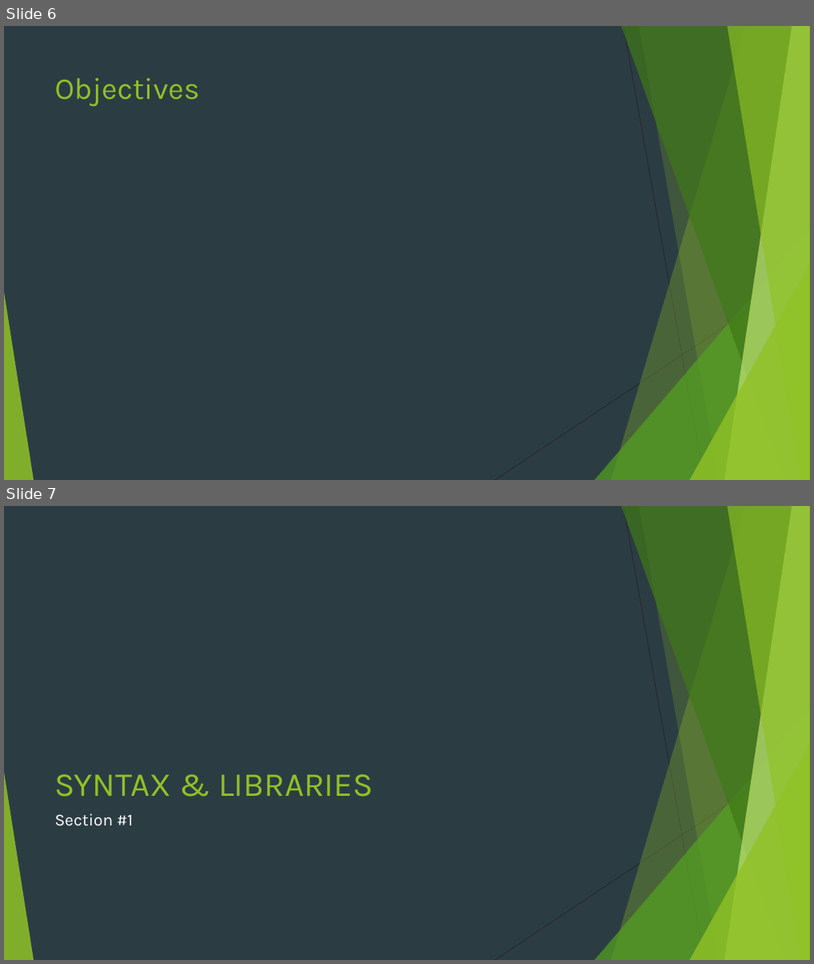
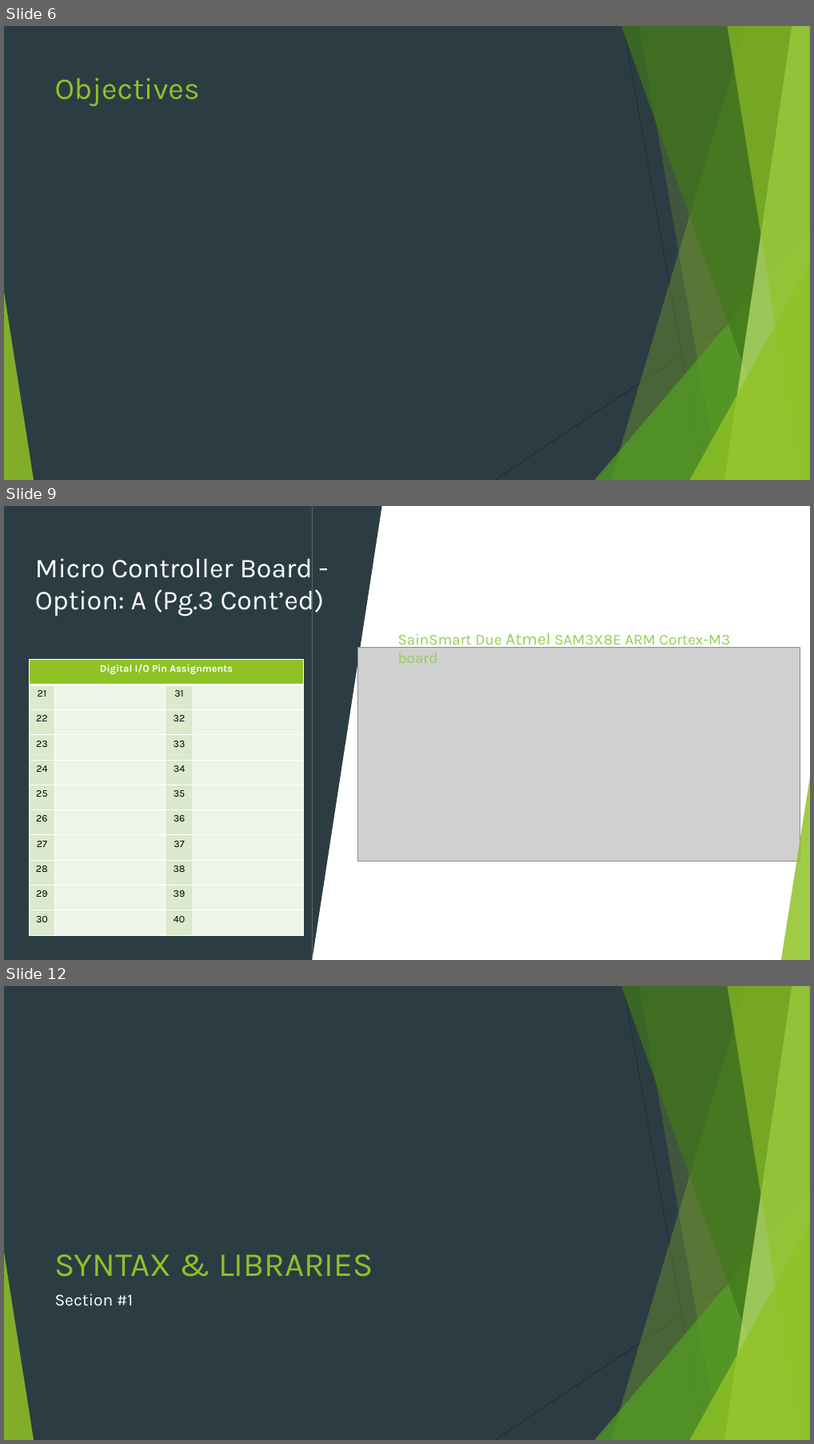
Before and after one commit to HYDROXY-RESEARCH-GROUP/H20-DECOMPOSITION, a slide deck: Display Output/Display Output.pptx. Shown one above the other, each under a label of ours: slides 6 and 7 before the commit, slides 6, 9 and 12 after it; the slides between them are not shown. The pictures are 814x964 and 814x1444 pixels, drawn with LibreOffice and Linux fonts; fonts in the diff are those of the drawing; grey boxes stand for pictures. Boxes give left, top, right and bottom in pixels: in the first picture for what was removed or moved away, otherwise in the second. Text is boxed around its words. In the diff, an @@ line names an element or a change of style, - is before the commit and + after.

```diff
--- a/Display Output/Display Output.pptx
+++ b/Display Output/Display Output.pptx
@@ slide 9 added at [4,506,810,960], background #FFFFFF; not listed: 8 template elements that a slide beside it also shows @@
@@ rectangle added at [4,506,810,960], fill #FFFFFF @@
@@ rectangle added at [4,506,313,960], fill #2C3C43 @@
@@ triangle added at [313,506,382,960], fill #2C3C43 @@
@@ line added from (624, 506) to (705, 960), #FFFFFF 0.75 pt @@
@@ text added at [35,552,325,616], 32.4 pt, text #FFFFFF @@
+Micro Controller Board - Option: A (Pg.3 Cont’ed)
@@ picture added at [358,648,800,861] @@
@@ text added at [398,632,730,663], 18 pt, text #92D050 @@
+SainSmart Due Atmel SAM3X8E ARM Cortex-M3 board
@@ table added at [30,660,303,935], 11 rows, 4 columns @@
+Digital I/O Pin Assignments |  |  | 
+21 |  | 31 | 
+22 |  | 32 | 
+23 |  | 33 | 
+24 |  | 34 | 
+25 |  | 35 | 
+26 |  | 36 | 
+27 |  | 37 | 
+28 |  | 38 | 
+29 |  | 39 | 
+30 |  | 40 | 
@@ line added from (810, 750) to (495, 960), #FFFFFF 0.75 pt @@
@@ triangle added at [782,772,810,960], fill #90C226 at 85% opacity @@
@@ what was slide 7 is now slide 12 @@
```
Also in this commit, not shown: 3 slides changed, 7 other slides added, 28 other files.
